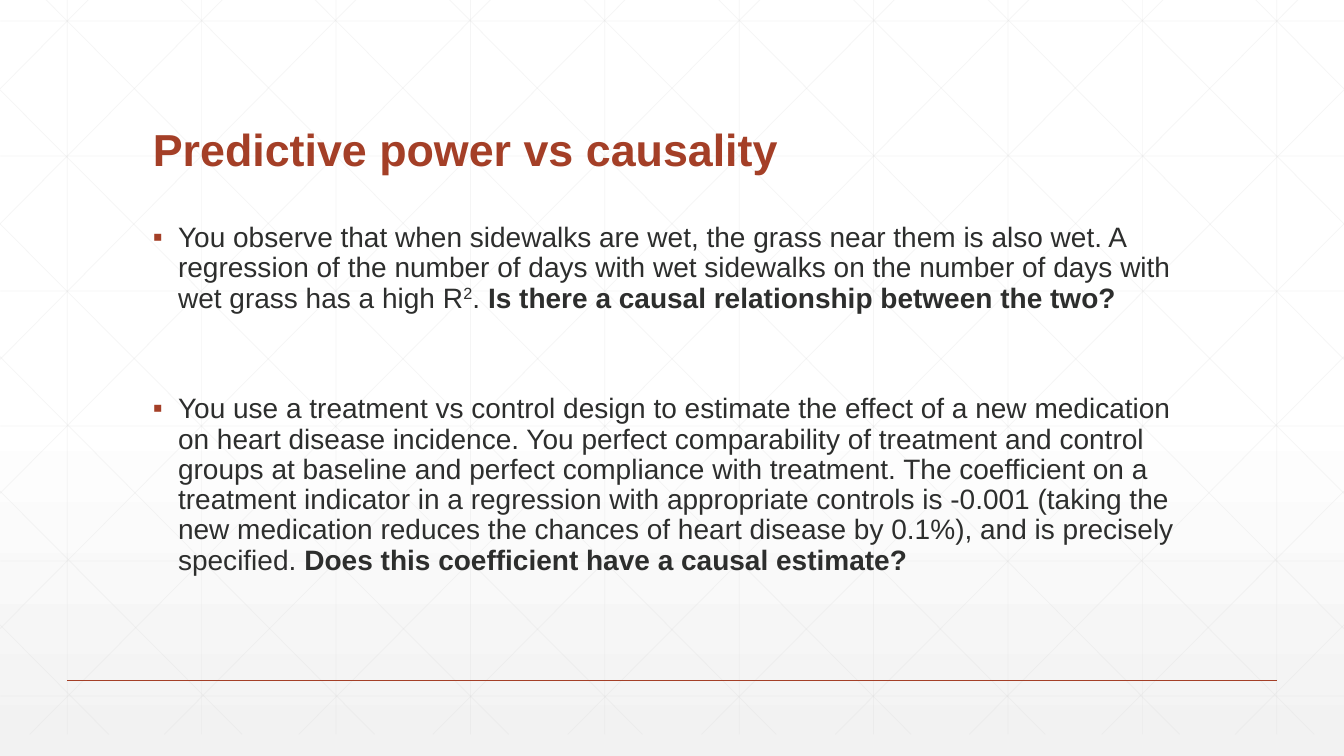
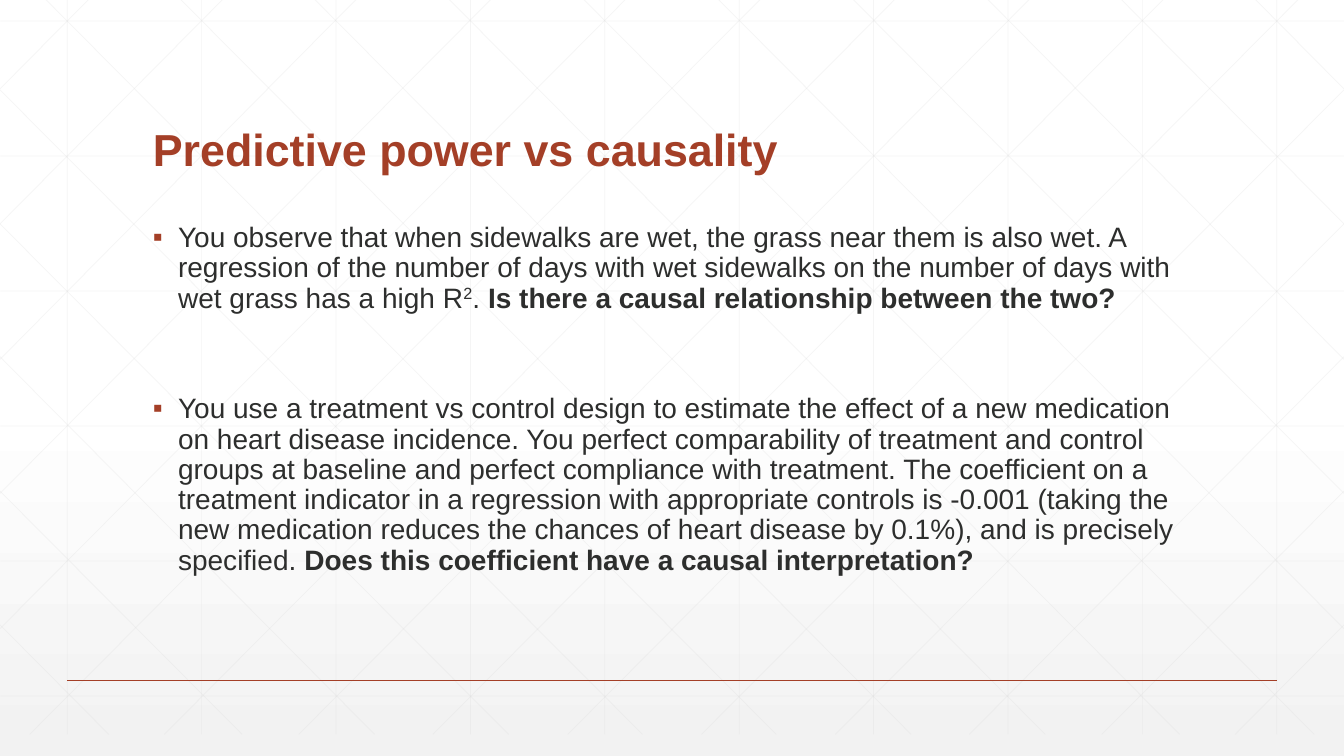
Before and after one commit to XiaomaiHu/INFO-251-Applied-Machine-Learning, a slide deck: slide 4 of labs/lab03/Lab3.pptx. Drawn at 1344x756 pixels with LibreOffice and Linux fonts; fonts in the diff are those of the drawing. Boxes give left, top, right and bottom in pixels: in the first picture for what was removed or moved away, otherwise in the second. Text is boxed around its words. In the diff, an @@ line names an element or a change of style, - is before the commit and + after.

Commit message:
update lab03 slides and upload lab00 solutions

```diff
--- a/labs/lab03/Lab3.pptx
+++ b/labs/lab03/Lab3.pptx
@@ text at (178,397,1174,575): text changed @@
-▪ You use a treatment vs control design to estimate the effect of a new medication on heart disease incidence. You perfect comparability of treatment and control groups at baseline and perfect compliance with treatment. The coefficient on a treatment indicator in a regression with appropriate controls is -0.001 (taking the new medication reduces the chances of heart disease by 0.1%), and is precisely specified. Does this coefficient have a causal estimate?
+▪ You use a treatment vs control design to estimate the effect of a new medication on heart disease incidence. You perfect comparability of treatment and control groups at baseline and perfect compliance with treatment. The coefficient on a treatment indicator in a regression with appropriate controls is -0.001 (taking the new medication reduces the chances of heart disease by 0.1%), and is precisely specified. Does this coefficient have a causal interpretation?
```
Also in this commit, not shown: 3 other files.
